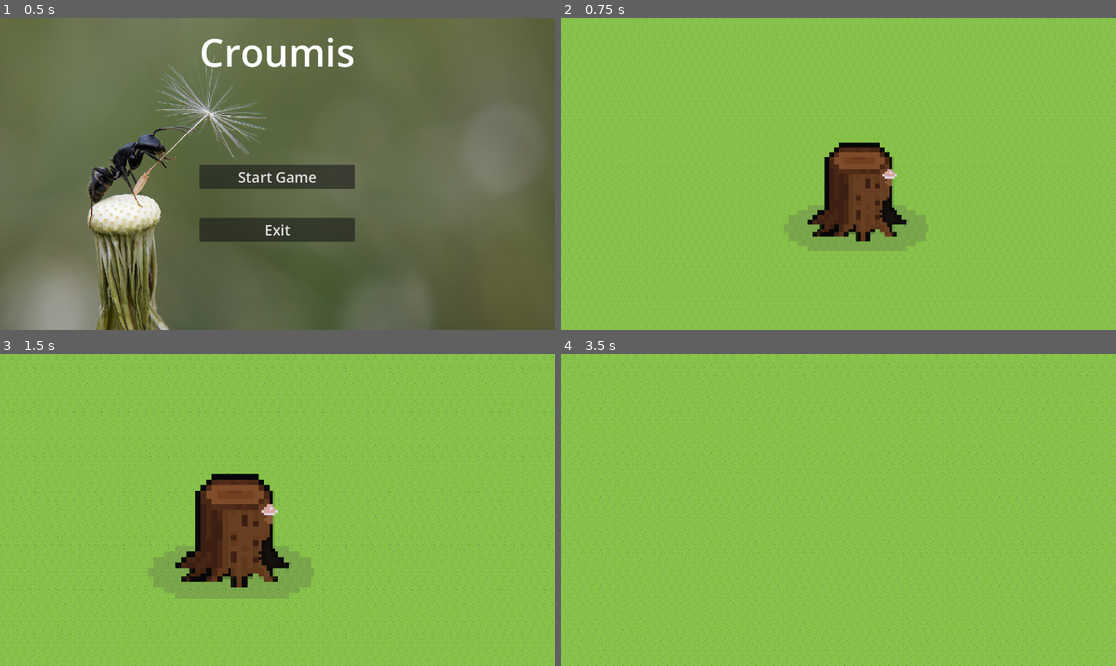
Above: before the commit, frames 1-4 (two rows, left to right).
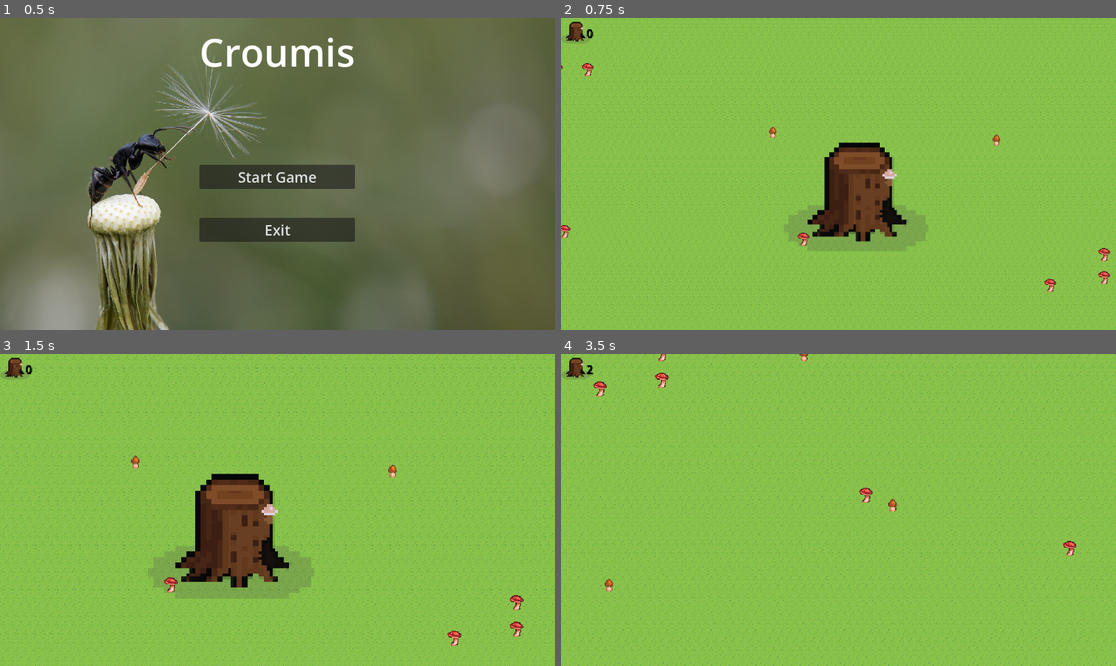
Above: after the commit, the same moments.

Repository: lotuscramoisi/Croumis
Game: Godot game, scene res://scene/main_menu.tscn
Two runs of this game, one before a commit and one after it. Both use one fixed random seed, a clock stepped at 60 frames per second and the inputs below.
Inputs (mouse positions are in pixels of both pictures, inside the frame that each line leads up to):
- Up to frame 1 (0.5 s): no input
- Up to frame 2 (0.75 s): click "Start Game" at 0.5 s
- Up to frame 3 (1.5 s): tap Enter at 1.25 s; move the mouse to (399, 494) at 1.27 s; hold D (input_right) from 1.28 s (still down); tap Mouse wheel down (input_scroll_down) at 1.35 s
- Up to frame 4 (3.5 s): move the mouse to (727, 525) at 2.02 s; release D (input_right) at 2.03 s; hold S (input_down) 2.03-2.78 s; tap Mouse wheel up (input_scroll_up) at 2.1 s; move the mouse to (894, 441) at 2.77 s; hold D (input_right) from 2.78 s (still down); tap Mouse wheel down (input_scroll_down) at 2.85 s

Frame 1 is identical in both runs. In frame 2, 0.7% of the frame differs, in the area x 0-99%, y 1-88%; in frame 3, 0.6%; in frame 4, 0.7%, in the area x 0-93%, y 0-77%.

Commit message:
Merge completed

Diff:
--- a/scene/game.tscn
+++ b/scene/game.tscn
@@ -1,4 +1,4 @@
-[gd_scene load_steps=11 format=4 uid="uid://d3ms6mwgycy7l"]
+[gd_scene load_steps=14 format=3 uid="uid://d3ms6mwgycy7l"]
 
 [ext_resource type="PackedScene" uid="uid://dnfy43lai5m1" path="res://scene/ant.tscn" id="4_48y5i"]
 [ext_resource type="PackedScene" uid="uid://cx3t6flflc4ln" path="res://scene/camera.tscn" id="4_82kjx"]
@@ -7,6 +7,8 @@
 [ext_resource type="Script" path="res://code/map.gd" id="5_j048g"]
 [ext_resource type="Texture2D" uid="uid://c17lx8fb2mjnn" path="res://assets/mushroom.png" id="6_fc6vx"]
 [ext_resource type="Texture2D" uid="uid://crgc5e81lqx73" path="res://assets/Nest.png" id="6_to4ab"]
+[ext_resource type="Script" path="res://code/food.gd" id="8_i2nhk"]
+[ext_resource type="PackedScene" uid="uid://b67u44n5lh7b2" path="res://scene/UserUiInGame.tscn" id="9_kcbjc"]
 
 [sub_resource type="TileSetAtlasSource" id="TileSetAtlasSource_wy2g6"]
 texture = ExtResource("5_cfanp")
@@ -151,3 +153,8 @@
 
 [node name="food" type="TileMapLayer" parent="."]
 tile_set = SubResource("TileSet_wkglk")
+script = ExtResource("8_i2nhk")
+
+[node name="CanvasLayer" type="CanvasLayer" parent="."]
+
+[node name="Control" parent="CanvasLayer" instance=ExtResource("9_kcbjc")]
